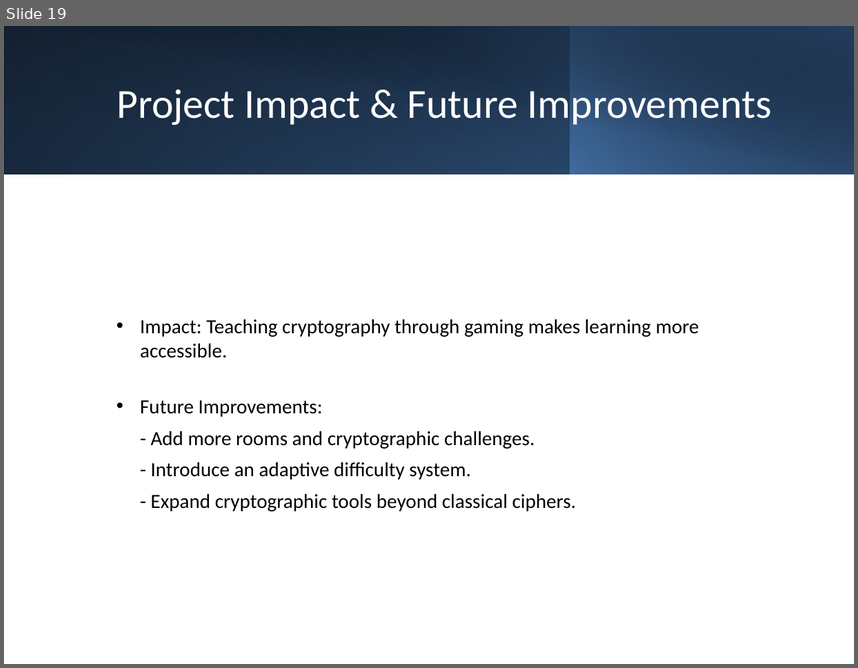
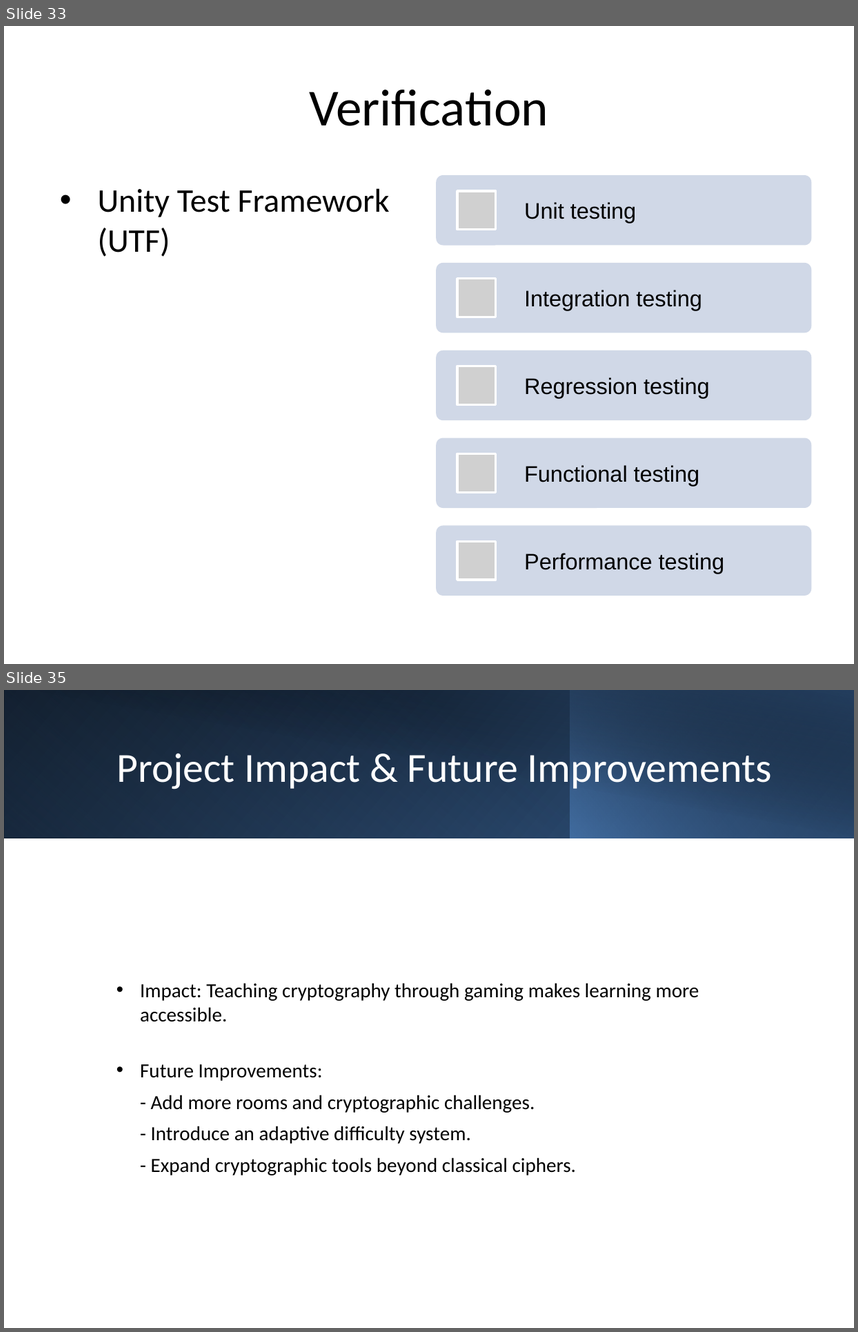
Before and after one commit to Firas-amaria/FinalProject-CryptoGame, a slide deck: enigma_academy_presentation.pptx. Shown one above the other, each under a label of ours: slide 19 before the commit, slides 33 and 35 after it; the slides between them are not shown. The pictures are 858x668 and 858x1332 pixels, drawn with LibreOffice and Linux fonts; fonts in the diff are those of the drawing; grey boxes stand for pictures. Boxes give left, top, right and bottom in pixels: in the first picture for what was removed or moved away, otherwise in the second. Text is boxed around its words. In the diff, an @@ line names an element or a change of style, - is before the commit and + after.

```diff
--- a/enigma_academy_presentation.pptx
+++ b/enigma_academy_presentation.pptx
@@ slide 33 added at (4,26,854,664), background #FFFFFF @@
@@ title added at (309,89,548,126), 44 pt, text #000000 @@
+Verification
@@ text added at (98,188,390,256), 28 pt, text #000000 @@
+• Unity Test Framework (UTF)
@@ group added at (436,175,811,595): 5 rounded rectangles, 5 pictures, 5 texts @@
+Unit testing
+Integration testing
+Regression testing
+Functional testing
+Performance testing
@@ what was slide 19 is now slide 35 @@
```
Also in this commit, not shown: 11 slides changed, 17 other slides added, 2 slides removed.
